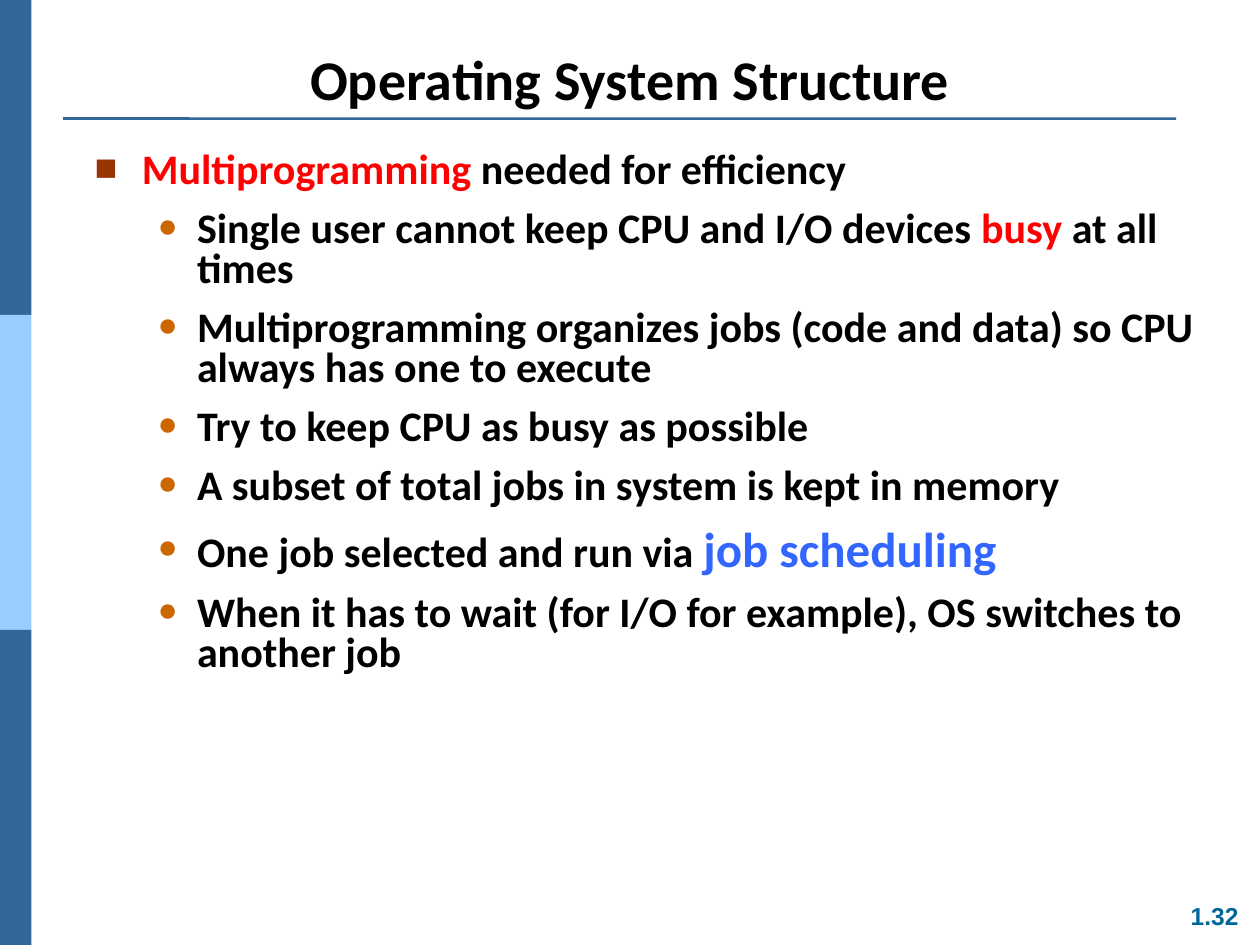
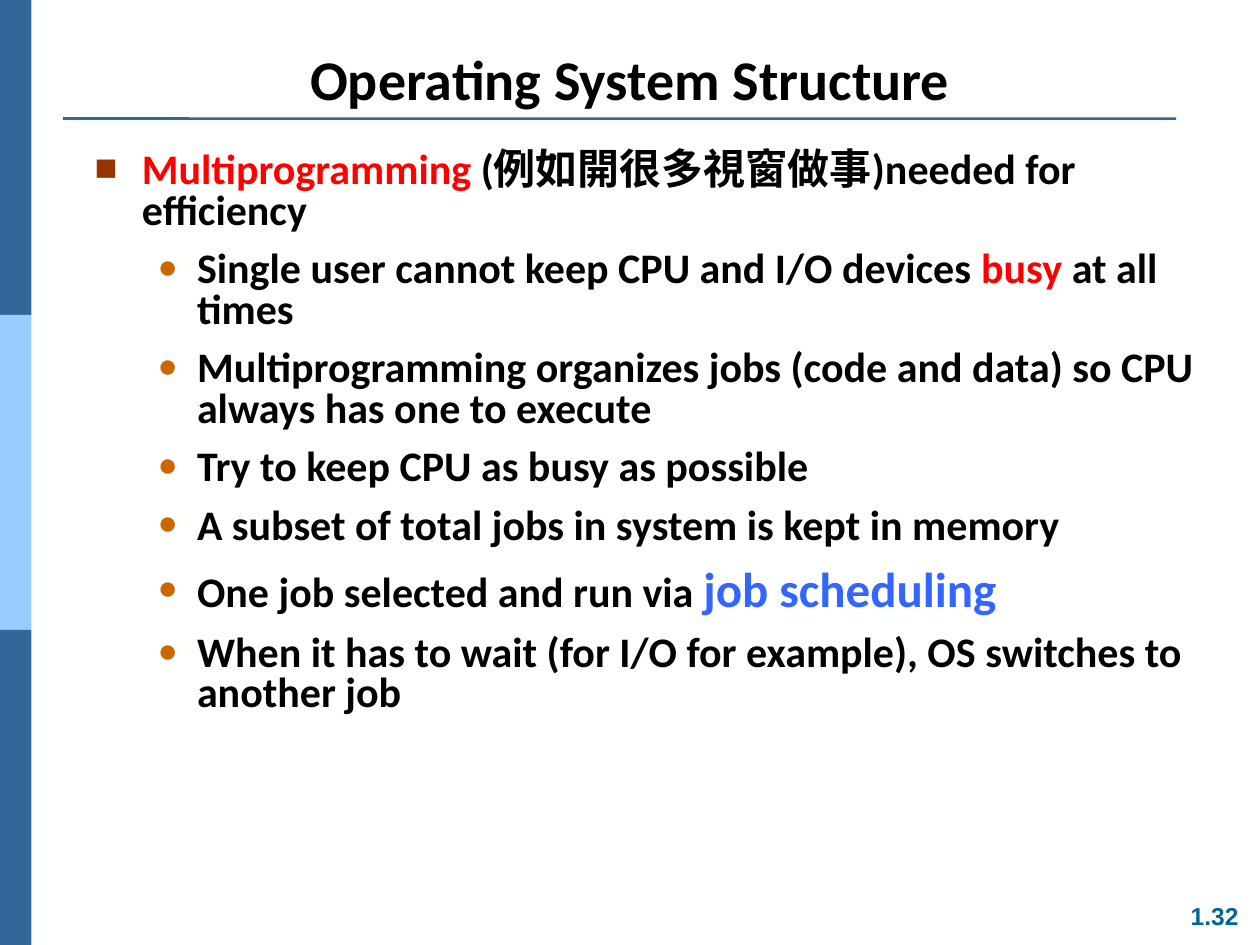
Before and after one commit to Yang09701194/OS_Learning, a slide deck: slide 32 of ch01.ppt. Drawn at 1260x945 pixels with LibreOffice and Linux fonts; fonts in the diff are those of the drawing. Boxes give left, top, right and bottom in pixels: in the first picture for what was removed or moved away, otherwise in the second. Text is boxed around its words. In the diff, an @@ line names an element or a change of style, - is before the commit and + after.

```diff
--- a/ch01.ppt
+++ b/ch01.ppt
@@ text at <box>142,150,1075,232</box>: text changed @@
-■ Multiprogramming needed for efficiency
+■ Multiprogramming (例如開很多視窗做事)needed for efficiency
```
Also in this commit, not shown: 8 other slides changed, 1 slide added.
